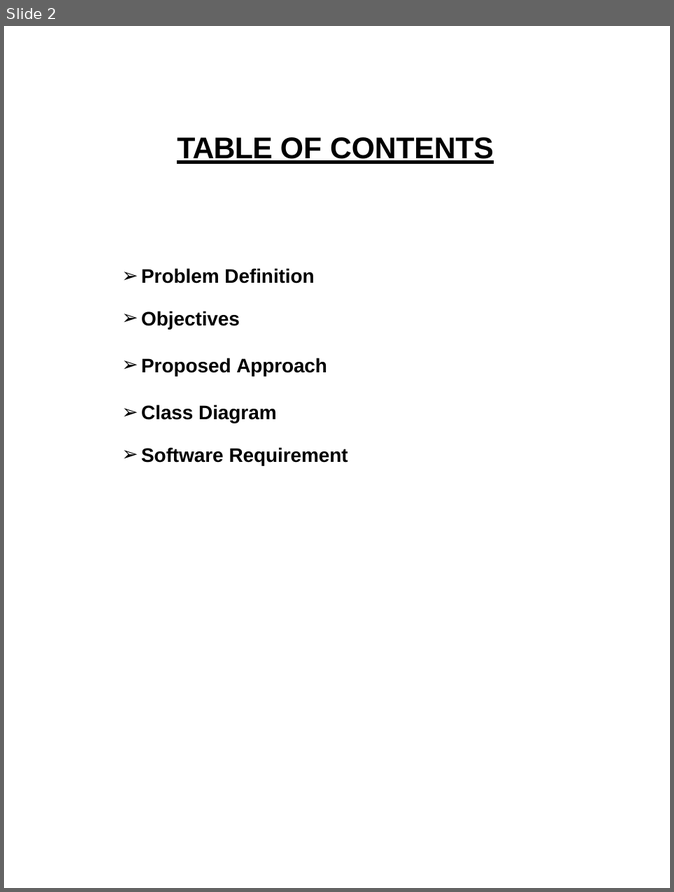
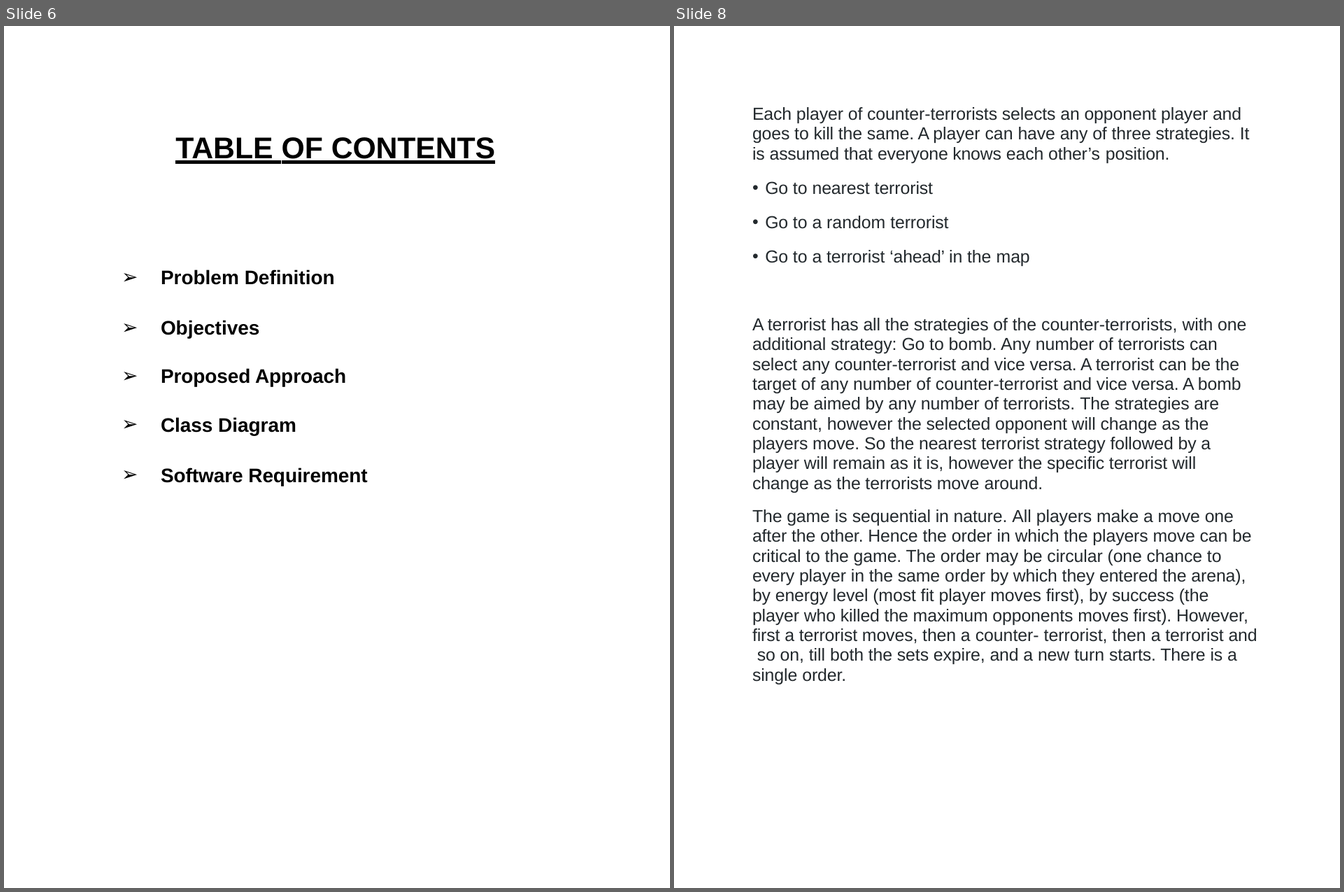
Before and after one commit to rajutkarshgupt/tinceptor_public, a slide deck: Mid_Presentation.pptx. Shown side by side, each under a label of ours: slide 2 before the commit, slides 6 and 8 after it; the slides between them are not shown. The pictures are 674x892 and 1344x892 pixels, drawn with LibreOffice and Linux fonts; fonts in the diff are those of the drawing. Boxes give left, top, right and bottom in pixels: in the first picture for what was removed or moved away, otherwise in the second. Text is boxed around its words. In the diff, an @@ line names an element or a change of style, - is before the commit and + after.

```diff
--- a/Mid_Presentation.pptx
+++ b/Mid_Presentation.pptx
@@ slide 8 added at box(674, 26, 1340, 888), background #FFFFFF @@
@@ text added at box(752, 107, 1258, 685), 16 pt, text #23292D @@
+Each player of counter-terrorists selects an opponent player and goes to kill the same. A player can have any of three strategies. It is assumed that everyone knows each other’s position.
+• Go to nearest terrorist
+• Go to a random terrorist
+• Go to a terrorist ‘ahead’ in the map
+A terrorist has all the strategies of the counter-terrorists, with one additional strategy: Go to bomb. Any number of terrorists can select any counter-terrorist and vice versa. A terrorist can be the target of any number of counter-terrorist and vice versa. A bomb may be aimed by any number of terrorists. The strategies are constant, however the selected opponent will change as the players move. So the nearest terrorist strategy followed by a player will remain as it is, however the specific terrorist will change as the terrorists move around.
+The game is sequential in nature. All players make a move one after the other. Hence the order in which the players move can be critical to the game. The order may be circular (one chance to every player in the same order by which they entered the arena), by energy level (most fit player moves first), by success (the player who killed the maximum opponents moves first). However, first a terrorist moves, then a counter- terrorist, then a terrorist and so on, till both the sets expire, and a new turn starts. There is a single order.
@@ what was slide 2 is now slide 6 @@
@@ slide 6 changed as well @@
@@ title "TABLE OF CONTENTS" at box(176, 137, 495, 164): letter spacing -0.5 to 0 pt in "TABLE" @@
@@ text "Problem Definition" at box(161, 270, 367, 486): letter spacing -0.1 to 0 pt in "Problem Definition", "Objectives", "Diagram"; indent changed; less space between paragraphs @@
```
Also in this commit, not shown: 5 other slides changed, 8 other slides added, 1 slide removed.
